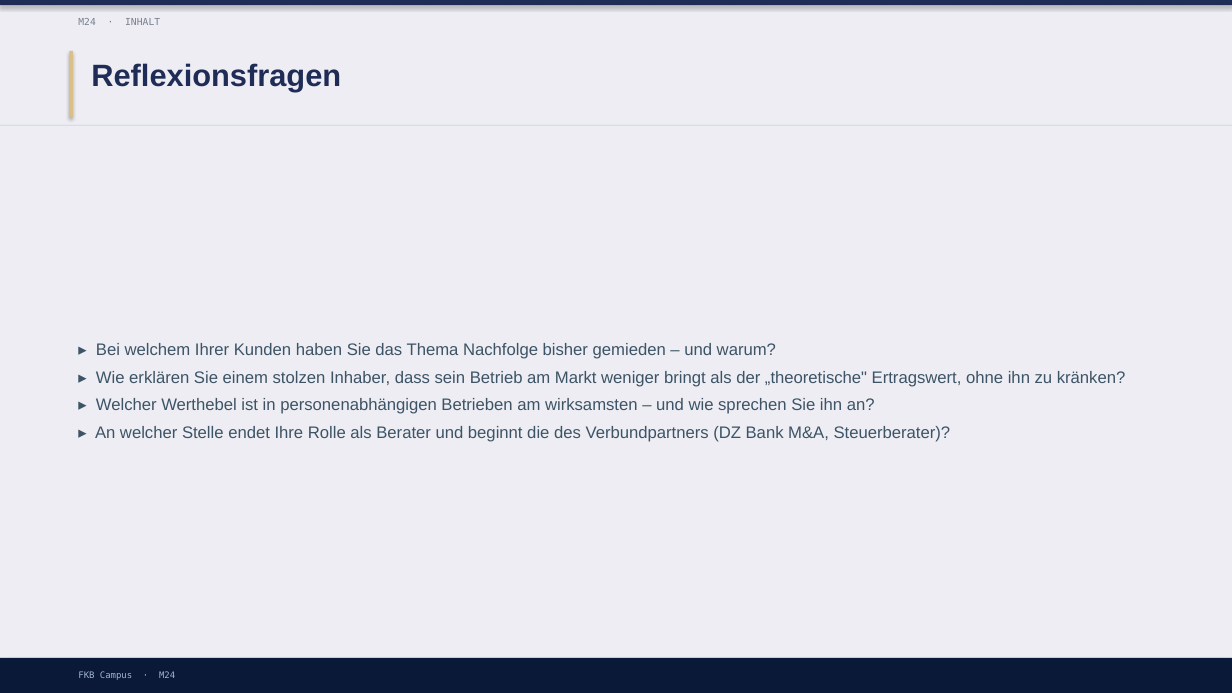
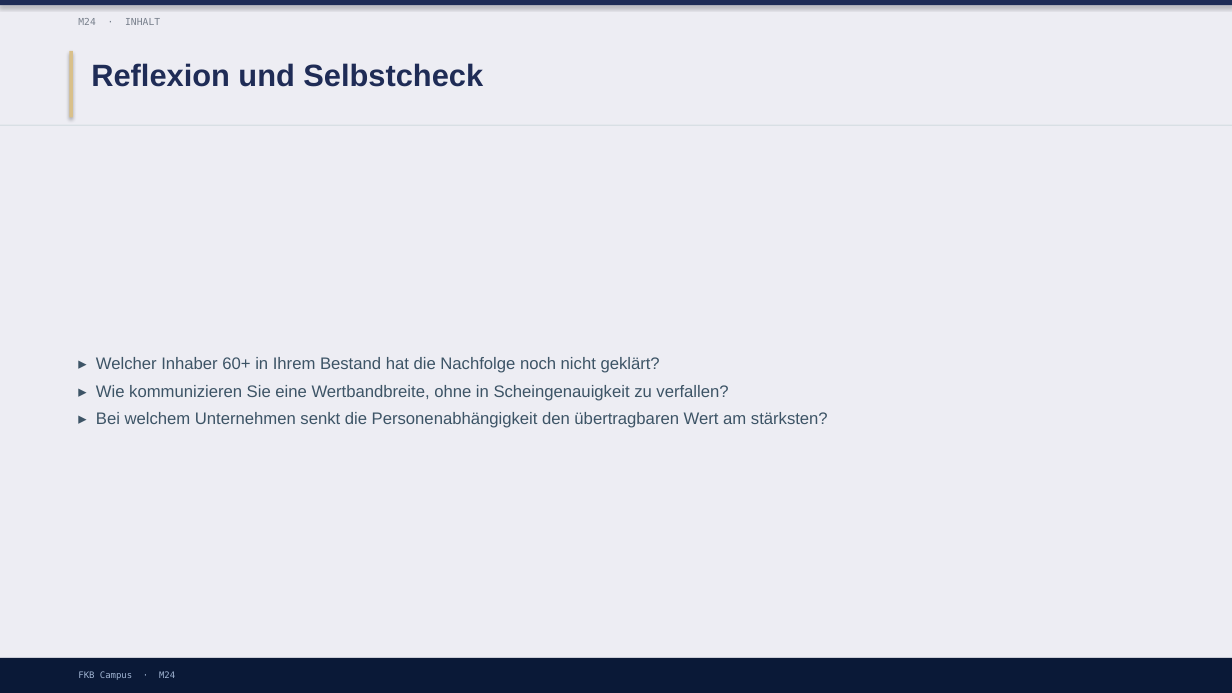
Before and after one commit to ck5rqc47pr-byte/firmenkundenakademie-online, a slide deck: slide 20 of protected-downloads/praesentation/M24.pptx (slide 10 before the commit). Drawn at 1232x693 pixels with LibreOffice and Linux fonts; fonts in the diff are those of the drawing. Boxes give left, top, right and bottom in pixels: in the first picture for what was removed or moved away, otherwise in the second. Text is boxed around its words. In the diff, an @@ line names an element or a change of style, - is before the commit and + after.

```diff
--- a/protected-downloads/praesentation/M24.pptx
+++ b/protected-downloads/praesentation/M24.pptx
@@ text at bbox=[91, 63, 483, 87]: text changed @@
-Reflexionsfragen
+Reflexion und Selbstcheck
@@ text at bbox=[96, 357, 828, 428]: text changed @@
-▸ Bei welchem Ihrer Kunden haben Sie das Thema Nachfolge bisher gemieden – und warum?
-▸ Wie erklären Sie einem stolzen Inhaber, dass sein Betrieb am Markt weniger bringt als der „theoretische" Ertragswert, ohne ihn zu kränken?
-▸ Welcher Werthebel ist in personenabhängigen Betrieben am wirksamsten – und wie sprechen Sie ihn an?
-▸ An welcher Stelle endet Ihre Rolle als Berater und beginnt die des Verbundpartners (DZ Bank M&A, Steuerberater)?
+▸ Welcher Inhaber 60+ in Ihrem Bestand hat die Nachfolge noch nicht geklärt?
+▸ Wie kommunizieren Sie eine Wertbandbreite, ohne in Scheingenauigkeit zu verfallen?
+▸ Bei welchem Unternehmen senkt die Personenabhängigkeit den übertragbaren Wert am stärksten?
```
Also in this commit, not shown: 4 other slides changed, 11 slides added, 1 slide removed, 1 other file.
